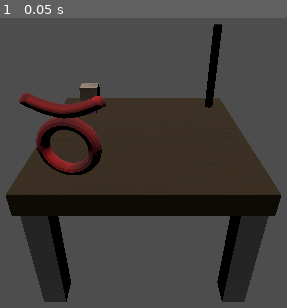
Above: before the commit, frame 1.
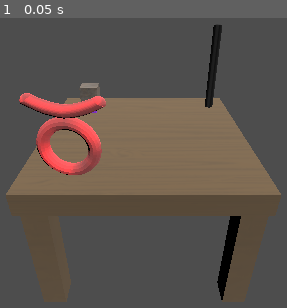
Above: after the commit, the same moment.

Repository: VigKillian/BlockWorld
Game: Godot game, scene res://Scenes/BlockScene.tscn
Two runs of this game, one before a commit and one after it. Both use one fixed random seed, a clock stepped at 60 frames per second and the inputs below.
Inputs:
- Up to frame 1 (0.05 s): no input

The runs differ from the first frame. In frame 1, 39% of the frame differs, in the area x 2-98%, y 2-98%.

Commit message:
plus joli

Diff:
--- a/blockworld/Scenes/BlockScene.tscn
+++ b/blockworld/Scenes/BlockScene.tscn
@@ -12,12 +12,13 @@
 albedo_texture = ExtResource("2_tg54b")
 
 [sub_resource type="StandardMaterial3D" id="StandardMaterial3D_ldfo8"]
-albedo_color = Color(0.703301, 0.440176, 1, 1)
+albedo_color = Color(0.305517, 0.000989568, 0.513548, 1)
 albedo_texture = ExtResource("2_tg54b")
 
 [sub_resource type="BoxMesh" id="BoxMesh_kw6yq"]
 
 [sub_resource type="StandardMaterial3D" id="StandardMaterial3D_534a0"]
+albedo_color = Color(0.377919, 0.377919, 0.377919, 1)
 albedo_texture = ExtResource("3_7v43y")
 
 [sub_resource type="BoxMesh" id="BoxMesh_cpnd3"]
@@ -61,6 +62,11 @@
 
 [node name="DirectionalLight3D" type="DirectionalLight3D" parent="."]
 transform = Transform3D(1, 0.00015708, 1.81899e-12, -9.23919e-06, 0.0588185, 0.998269, 0.000156808, -0.998269, 0.0588185, 0, 6.06877, 0)
+light_energy = 3.143
+
+[node name="DirectionalLight3D2" type="DirectionalLight3D" parent="."]
+transform = Transform3D(-0.730391, 0.390696, 0.560256, 0.000128819, -0.820172, 0.572117, 0.68303, 0.417941, 0.598996, 5.56146, 3.20192, 1.21321)
+light_energy = 3.143
 
 [node name="Camera3D" type="Camera3D" parent="."]
 transform = Transform3D(1, 0, 0, 0, 0.866025, 0.5, 0, -0.5, 0.866025, 0, 4, 4)
--- a/blockworld/Scenes/Table.tscn
+++ b/blockworld/Scenes/Table.tscn
@@ -1,25 +1,52 @@
-[gd_scene load_steps=3 format=3 uid="uid://i2epcvaymddu"]
+[gd_scene load_steps=9 format=3 uid="uid://i2epcvaymddu"]
+
+[ext_resource type="Texture2D" uid="uid://ddjv0jh8yy6i0" path="res://ressources/white_wood.jpg" id="1_ikupt"]
+
+[sub_resource type="StandardMaterial3D" id="StandardMaterial3D_5qi11"]
+albedo_color = Color(0.193996, 0.141105, 0.0616971, 1)
+albedo_texture = ExtResource("1_ikupt")
 
 [sub_resource type="BoxMesh" id="BoxMesh_inor0"]
 
+[sub_resource type="StandardMaterial3D" id="StandardMaterial3D_x5l52"]
+albedo_color = Color(0.193996, 0.141105, 0.0616971, 1)
+albedo_texture = ExtResource("1_ikupt")
+
 [sub_resource type="BoxMesh" id="BoxMesh_8jtdr"]
+
+[sub_resource type="StandardMaterial3D" id="StandardMaterial3D_r7wdr"]
+albedo_color = Color(0.193996, 0.141105, 0.0616971, 1)
+albedo_texture = ExtResource("1_ikupt")
+
+[sub_resource type="StandardMaterial3D" id="StandardMaterial3D_cr70j"]
+albedo_color = Color(0.193996, 0.141105, 0.0616971, 1)
+albedo_texture = ExtResource("1_ikupt")
+
+[sub_resource type="StandardMaterial3D" id="StandardMaterial3D_c4agb"]
+albedo_color = Color(0.193996, 0.141105, 0.0616971, 1)
+albedo_texture = ExtResource("1_ikupt")
 
 [node name="Table" type="MeshInstance3D"]
 transform = Transform3D(3, 0, 0, 0, 0.3, 0, 0, 0, 3, 0, 1.82446, 0)
+material_override = SubResource("StandardMaterial3D_5qi11")
 mesh = SubResource("BoxMesh_inor0")
 
 [node name="Pied1" type="MeshInstance3D" parent="."]
 transform = Transform3D(0.106667, 0, 0, 0, 5.71, 0, 0, 0, 0.106667, -0.424901, -3.36032, -0.425506)
+material_override = SubResource("StandardMaterial3D_x5l52")
 mesh = SubResource("BoxMesh_8jtdr")
 
 [node name="Pied2" type="MeshInstance3D" parent="."]
 transform = Transform3D(0.106667, 0, 0, 0, 5.71, 0, 0, 0, 0.106667, -0.424901, -3.36032, 0.428505)
+material_override = SubResource("StandardMaterial3D_r7wdr")
 mesh = SubResource("BoxMesh_8jtdr")
 
 [node name="Pied3" type="MeshInstance3D" parent="."]
 transform = Transform3D(0.106667, 0, 0, 0, 5.71, 0, 0, 0, 0.106667, 0.431854, -3.36032, -0.433074)
+material_override = SubResource("StandardMaterial3D_cr70j")
 mesh = SubResource("BoxMesh_8jtdr")
 
 [node name="Pied4" type="MeshInstance3D" parent="."]
 transform = Transform3D(0.106667, 0, 0, 0, 5.71, 0, 0, 0, 0.106667, 0.432, -3.36, 0.429)
+material_override = SubResource("StandardMaterial3D_c4agb")
 mesh = SubResource("BoxMesh_8jtdr")
